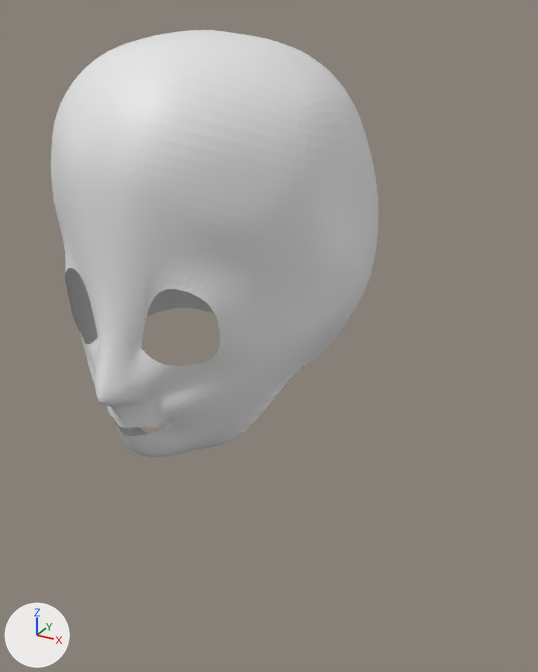
Renders of the Blender file char.blend from each side of a commit.
The view is the same before and after, from a camera (50 mm lens) standing at (1.95, -3.01, 5.06) and looking at (0.23, 0.12, 3.49). The lights are fixed; the arrows at lower left show +X, +Y and +Z.
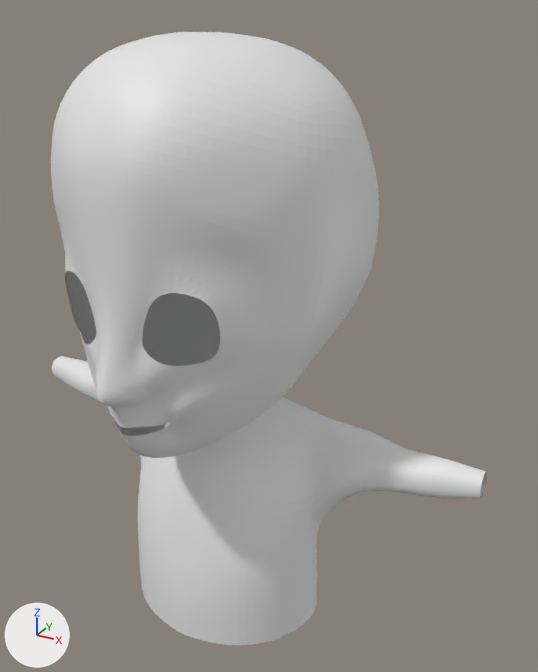
Scene script edits in JSON lines:
```json
{"block": "me_plane", "where": "# used by ob_plane; location = (0.0, 0.0, 3.561); rotation_euler = (-1.571, 0.0, 0.0), in degrees (-90, 0, 0); scale = (0.321, 0.321, 0.321)"}
{"block": "me_plane", "where": "# verts and faces of me_plane; kept vertices keep their numbers, new ones are numbered from 155"}
{"block": "me_plane", "where": "# before: 92 (0.0, -4.42, 0.56), 97 (0.26, -3.77, 1.91), 98 (0.0, -3.76, 1.92)"}
{"op": "remove", "block": "me_plane", "code": "me_plane.from_pydata(...)  # 155 vertices, 130 faces; spans x 0.0..2.35, y -4.42..1.52, z -2.98..2.55"}
{"op": "add", "block": "me_plane", "code": "me_plane.from_pydata(...)  # 299 vertices, 261 faces; spans x 0.0..4.35, y -4.42..5.42, z -2.98..2.6"}
{"block": "me_plane", "change": "me_plane part 1"}
{"block": "me_plane", "change": "14 vertices are removed from x 0.0..1.67, y -0.71..1.52, z -2.43..1.36"}
{"block": "me_plane", "change": "22 faces are deleted"}
{"block": "me_plane", "change": "32 vertices move from x 0.0..2.35, y -2.97..1.52, z -2.43..2.53 to x 0.0..2.38, y -2.97..1.52, z -2.43..2.6"}
{"block": "me_plane", "change": "158 vertices are added at x 0.0..4.35, y 0.12..5.42, z -2.33..1.67"}
{"block": "me_plane", "change": "153 new faces join them"}
{"block": "me_plane", "change": "me_plane part 2"}
{"op": "add", "block": "me_plane", "code": "verts[92] = (0.0, -4.33, 0.6)  # moved"}
{"op": "add", "block": "me_plane", "code": "verts[97] = (0.17, -3.61, 2.19)  # moved"}
{"op": "add", "block": "me_plane", "code": "verts[98] = (0.0, -3.87, 1.92)  # moved"}
```

Location of each change, (x1, y1, x2, y2) in pixels of the pictures (538 x 672 px; the box of a moved part takes in the faces that stretch with it):
```json
{"object": "Plane", "change": "reshaped", "before": [51, 30, 378, 457], "after": [51, 32, 487, 645], "on screen": "33% wider, 43% taller"}
{"part": 1, "of": "me_plane", "change": "built on", "before": [59, 100, 378, 457], "after": [52, 100, 487, 645]}
{"part": 2, "of": "me_plane", "change": "moved or reshaped", "before": [166, 30, 231, 35], "after": [168, 32, 222, 35]}
```
